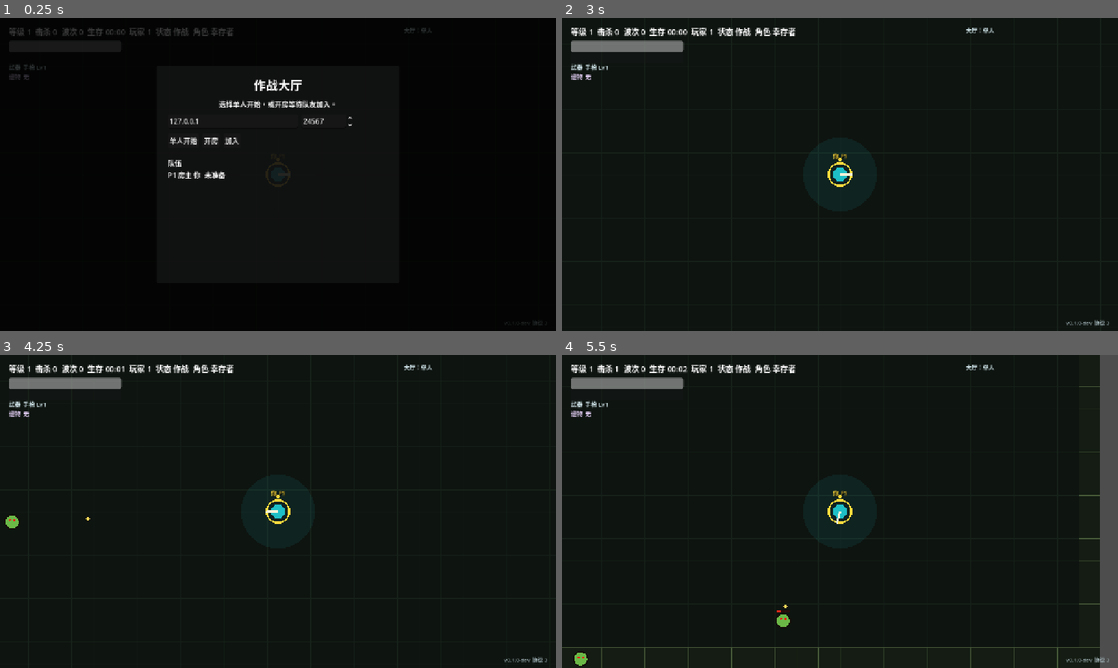
Above: before the commit, frames 1-4 (two rows, left to right).
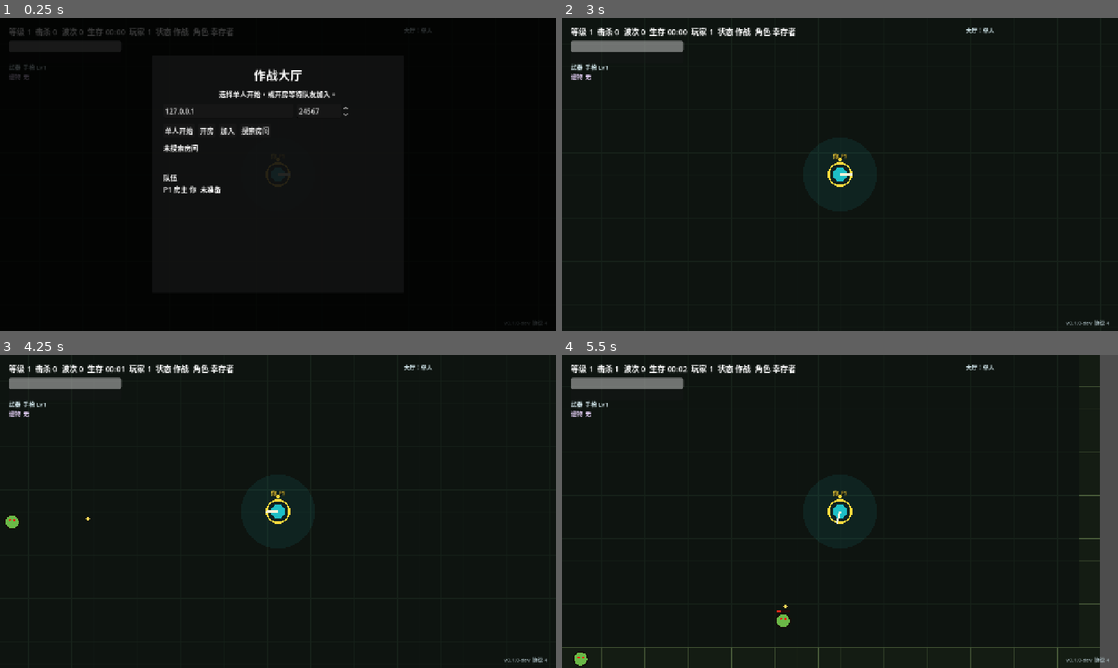
Above: after the commit, the same moments.

Repository: mac20777/rpg
Game: Godot game, scene res://scenes/game/main.tscn
Same seed, same stepped clock (60 frames per second), same inputs: the game is played once before the commit and once after it.
Inputs (mouse positions are in pixels of both pictures, inside the frame that each line leads up to):
- Up to frame 1 (0.25 s): no input
- Up to frame 2 (3 s): click "开房" at 0.5 s; click "加入" at 1.25 s; click (817, 130) at 2 s, where only the run after the commit has a clickable "搜索房间"; click "单人开始" at 2.75 s
- Up to frame 3 (4.25 s): tap Enter at 3.5 s; move the mouse to (400, 495) at 3.52 s; hold D from 3.53 s (still down); tap R at 3.6 s; click (400, 495) at 3.67 s
- Up to frame 4 (5.5 s): move the mouse to (728, 527) at 4.27 s; release D at 4.28 s; hold S 4.28-5.03 s; tap Q at 4.35 s; move the mouse to (895, 442) at 5.02 s; hold D from 5.03 s (still down); tap E at 5.1 s

The runs differ from the first frame. In frame 1, 2.3% of the frame differs, in the area x 29-64%, y 16-56%; in frame 2, less than 0.1%; in frame 3, less than 0.1%; in frame 4, less than 0.1%.

Commit message:
Add LAN room discovery

Diff:
--- a/scripts/game/game.gd
+++ b/scripts/game/game.gd
@@ -91,7 +91,9 @@
 var lobby_single_button: Button
 var lobby_host_button: Button
 var lobby_join_button: Button
+var lobby_discovery_button: Button
 var lobby_leave_button: Button
+var lobby_discovery_label: Label
 var hp_bar: ProgressBar
 var xp_bar: ProgressBar
 var upgrade_overlay: ColorRect
@@ -175,6 +177,7 @@
 func _process(delta: float) -> void:
 	_update_feedback_audio(delta)
 	_refresh_network_state()
+	_update_room_advertisement_state()
 	_update_debug_overlay()
 	if _is_lobby_state():
 		_update_lobby_network(delta)
@@ -1128,7 +1131,7 @@
 	lobby_overlay.add_child(center)
 
 	var panel := PanelContainer.new()
-	panel.custom_minimum_size = Vector2(560.0, 500.0)
+	panel.custom_minimum_size = Vector2(580.0, 545.0)
 	center.add_child(panel)
 
 	var margin := MarginContainer.new()
@@ -1190,10 +1193,21 @@
 	lobby_join_button.pressed.connect(_join_lan_game)
 	network_row.add_child(lobby_join_button)
 
+	lobby_discovery_button = Button.new()
+	lobby_discovery_button.text = "搜索房间"
+	lobby_discovery_button.pressed.connect(_search_lan_rooms)
+	network_row.add_child(lobby_discovery_button)
+
 	lobby_leave_button = Button.new()
 	lobby_leave_button.text = "退出房间"
 	lobby_leave_button.pressed.connect(_use_offline_mode)
 	network_row.add_child(lobby_leave_button)
+
+	lobby_discovery_label = Label.new()
+	lobby_discovery_label.text = "未搜索房间"
+	lobby_discovery_label.autowrap_mode = TextServer.AUTOWRAP_WORD_SMART
+	lobby_discovery_label.custom_minimum_size = Vector2(500.0, 44.0)
+	box.add_child(lobby_discovery_label)
 
 	var ready_row := HBoxContainer.new()
 	ready_row.add_theme_constant_override("separation", 8)
@@ -1230,6 +1244,7 @@
 	network_session.game_start_received.connect(_on_network_game_start_received)
 	network_session.protocol_accepted.connect(_on_network_protocol_accepted)
 	network_session.protocol_rejected.connect(_on_network_protocol_rejected)
+	network_session.discovered_rooms_changed.connect(_on_discovered_rooms_changed)
 
 
 func _setup_player() -> void:
@@ -1289,6 +1304,13 @@
 
 func _has_local_active_player() -> bool:
 	return players.has(local_peer_id) and not waiting_peer_ids.has(local_peer_id)
+
+
+func _update_room_advertisement_state() -> void:
+	if network_session == null or not network_session.is_host():
+		return
+	var room_state := "running" if run_started else "lobby"
+	network_session.update_room_advertisement(room_state, players.size())
 
 
 func _is_peer_active_in_current_run(peer_id: int) -> bool:
@@ -1946,6 +1968,63 @@
 	return second_octet >= 16 and second_octet <= 31
 
 
+func _search_lan_rooms() -> void:
+	if network_session == null:
+		return
+	var error: Error = network_session.start_room_discovery()
+	if error != OK:
+		if lobby_discovery_label != null:
+			lobby_discovery_label.text = "搜索失败：UDP 端口 %d 不可用（错误 %s）" % [NetworkSessionResource.DISCOVERY_PORT, error]
+		return
+	_apply_first_discovered_room_to_inputs()
+	_update_discovery_ui()
+
+
+func _on_discovered_rooms_changed() -> void:
+	_apply_first_discovered_room_to_inputs()
+	_update_discovery_ui()
+
+
+func _apply_first_discovered_room_to_inputs() -> void:
+	if network_session == null:
+		return
+	var room: Dictionary = network_session.first_discovered_room()
+	if room.is_empty():
+		return
+	if network_ip_input != null:
+		network_ip_input.text = String(room.get("address", network_ip_input.text))
+	if network_port_spin_box != null:
+		network_port_spin_box.value = int(room.get("port", NetworkSessionResource.DEFAULT_PORT))
+
+
+func _update_discovery_ui() -> void:
+	if lobby_discovery_label == null or network_session == null:
+		return
+	var rooms: Array = network_session.discovered_room_list()
+	if rooms.is_empty():
+		if network_session.is_room_discovery_active():
+			lobby_discovery_label.text = "正在搜索局域网房间..."
+		else:
+			lobby_discovery_label.text = "未搜索房间"
+		return
+	var lines := ["发现房间"]
+	for room in rooms:
+		var state_text := _room_state_text(String(room.get("room_state", "lobby")))
+		lines.append("%s:%d  %s  %d/%d" % [
+			String(room.get("address", "")),
+			int(room.get("port", NetworkSessionResource.DEFAULT_PORT)),
+			state_text,
+			int(room.get("player_count", 1)),
+			int(room.get("max_players", NetworkSessionResource.MAX_PLAYERS))
+		])
+	lines.append("已自动填入第一个房间，点击加入。")
+	lobby_discovery_label.text = "\n".join(lines)
+
+
+func _room_state_text(room_state: String) -> String:
+	return "游戏中" if room_state == "running" else "大厅"
+
+
 func _update_lobby_ui() -> void:
 	if lobby_overlay == null:
 		return
@@ -1970,8 +2049,14 @@
 		lobby_host_button.disabled = in_network_session
 	if lobby_join_button != null:
 		lobby_join_button.disabled = in_network_session
+	if lobby_discovery_button != null:
+		lobby_discovery_button.disabled = in_network_session
+		lobby_discovery_button.text = "刷新房间" if network_session != null and network_session.is_room_discovery_active() else "搜索房间"
 	if lobby_leave_button != null:
 		lobby_leave_button.visible = in_network_session
+	if lobby_discovery_label != null:
+		lobby_discovery_label.visible = not in_network_session
+		_update_discovery_ui()
 	if lobby_players_label != null:
 		lobby_players_label.text = _lobby_players_text()
 	if network_status_label != null:
@@ -1987,7 +2072,7 @@
 	if is_host:
 		if lobby_auto_start_timer >= 0.0:
 			return "全员已准备，%.1f 秒后自动开始。" % maxf(lobby_auto_start_timer, 0.0)
-		return "房间 IP %s  端口 %d，所有玩家准备后自动开始。" % [_lan_address_hint(), int(network_port_spin_box.value)]
+		return "房间 IP %s  端口 %d，已广播房间，所有玩家准备后自动开始。" % [_lan_address_hint(), int(network_port_spin_box.value)]
 	if is_client:
 		if lobby_auto_start_timer >= 0.0:
 			return "全员已准备，等待房主自动开局 %.1f 秒。" % maxf(lobby_auto_start_timer, 0.0)
--- a/scripts/network/network_session.gd
+++ b/scripts/network/network_session.gd
@@ -11,15 +11,21 @@
 signal game_start_received()
 signal protocol_accepted()
 signal protocol_rejected(reason: String)
+signal discovered_rooms_changed()
 
 const MODE_OFFLINE := "offline"
 const MODE_HOST := "host"
 const MODE_CLIENT := "client"
 const MODE_CONNECTING := "connecting"
 const DEFAULT_PORT := 24567
+const DISCOVERY_PORT := 24568
+const DISCOVERY_MAGIC := "ROGUELITE_RPG_LAN_ROOM"
+const DISCOVERY_BROADCAST_ADDRESS := "255.255.255.255"
+const DISCOVERY_INTERVAL := 1.0
+const DISCOVERY_ROOM_TIMEOUT := 3.5
 const MAX_PLAYERS := 4
 const SERVER_PEER_ID := 1
-const PROTOCOL_VERSION := 3
+const PROTOCOL_VERSION := 4
 const MAX_UPGRADE_CHOICE_INDEX := 8
 const MAX_MOUSE_TARGET_ABS := 100000.0
 
@@ -29,6 +35,13 @@
 var latest_world_snapshot := {}
 var pending_protocol_peers := {}
 var peer_protocol_versions := {}
+var discovery_sender: PacketPeerUDP
+var discovery_listener: PacketPeerUDP
+var discovery_broadcast_timer := 0.0
+var discovery_game_port := DEFAULT_PORT
+var discovery_room_state := "lobby"
+var discovery_player_count := 1
+var discovered_rooms := {}
 
 
 func _ready() -> void:
@@ -39,8 +52,14 @@
 	multiplayer.server_disconnected.connect(_on_server_disconnected)
 
 
+func _process(delta: float) -> void:
+	_update_room_advertising(delta)
+	_poll_room_discovery()
+
+
 func host_game(port := DEFAULT_PORT) -> Error:
 	_close_peer()
+	stop_room_discovery()
 	var peer := ENetMultiplayerPeer.new()
 	var error := peer.create_server(port, MAX_PLAYERS - 1)
 	if error != OK:
@@ -53,12 +72,15 @@
 	latest_inputs[SERVER_PEER_ID] = {}
 	peer_protocol_versions[SERVER_PEER_ID] = PROTOCOL_VERSION
 	_set_mode(MODE_HOST, "房主模式，端口 %d" % port)
+	start_room_advertising(port)
 	peer_joined.emit(SERVER_PEER_ID)
 	return OK
 
 
 func join_game(address: String, port := DEFAULT_PORT) -> Error:
 	_close_peer()
+	stop_room_advertising()
+	stop_room_discovery()
 	var peer := ENetMultiplayerPeer.new()
 	var error := peer.create_client(address, port)
 	if error != OK:
@@ -71,6 +93,7 @@
 
 func use_offline_mode() -> void:
 	_close_peer()
+	stop_room_advertising()
 	latest_inputs.clear()
 	latest_world_snapshot.clear()
 	pending_protocol_peers.clear()
@@ -152,6 +175,63 @@
 	return peer_ids
 
 
+func start_room_advertising(game_port := DEFAULT_PORT) -> void:
+	stop_room_advertising()
+	discovery_game_port = game_port
+	discovery_sender = PacketPeerUDP.new()
+	discovery_sender.set_broadcast_enabled(true)
+	discovery_sender.set_dest_address(DISCOVERY_BROADCAST_ADDRESS, DISCOVERY_PORT)
+	discovery_broadcast_timer = 0.0
+
+
+func stop_room_advertising() -> void:
+	if discovery_sender != null:
+		discovery_sender.close()
+	discovery_sender = null
+
+
+func update_room_advertisement(room_state: String, player_count: int) -> void:
+	discovery_room_state = room_state
+	discovery_player_count = clampi(player_count, 1, MAX_PLAYERS)
+
+
+func start_room_discovery() -> Error:
+	if discovery_listener != null and discovery_listener.is_bound():
+		return OK
+	discovered_rooms.clear()
+	discovery_listener = PacketPeerUDP.new()
+	var error := discovery_listener.bind(DISCOVERY_PORT)
+	if error != OK:
+		discovery_listener = null
+		return error
+	discovered_rooms_changed.emit()
+	return OK
+
+
+func stop_room_discovery() -> void:
+	if discovery_listener != null:
+		discovery_listener.close()
+	discovery_listener = null
+
+
+func is_room_discovery_active() -> bool:
+	return discovery_listener != null and discovery_listener.is_bound()
+
+
+func discovered_room_list() -> Array:
+	_prune_discovered_rooms()
+	var rooms := []
+	for room_key in discovered_rooms.keys():
+		rooms.append(discovered_rooms[room_key])
+	rooms.sort_custom(func(a, b): return String(a.get("address", "")) < String(b.get("address", "")))
+	return rooms
+
+
+func first_discovered_room() -> Dictionary:
+	var rooms := discovered_room_list()
+	return rooms[0] if not rooms.is_empty() else {}
+
+
 @rpc("any_peer", "unreliable")
 func _submit_player_input(input_state: Dictionary) -> void:
 	if mode != MODE_HOST:
@@ -286,6 +366,67 @@
 	if multiplayer.multiplayer_peer != null:
 		multiplayer.multiplayer_peer.close()
 	multiplayer.multiplayer_peer = null
+
+
+func _update_room_advertising(delta: float) -> void:
+	if mode != MODE_HOST or discovery_sender == null:
+		return
+	discovery_broadcast_timer -= delta
+	if discovery_broadcast_timer > 0.0:
+		return
+	discovery_broadcast_timer = DISCOVERY_INTERVAL
+	var payload := {
+		"magic": DISCOVERY_MAGIC,
+		"protocol_version": PROTOCOL_VERSION,
+		"game_port": discovery_game_port,
+		"room_state": discovery_room_state,
+		"player_count": discovery_player_count,
+		"max_players": MAX_PLAYERS
+	}
+	discovery_sender.put_packet(JSON.stringify(payload).to_utf8_buffer())
+
+
+func _poll_room_discovery() -> void:
+	if discovery_listener == null or not discovery_listener.is_bound():
+		return
+	var changed := false
+	while discovery_listener.get_available_packet_count() > 0:
+		var packet := discovery_listener.get_packet()
+		var data = JSON.parse_string(packet.get_string_from_utf8())
+		if not (data is Dictionary):
+			continue
+		if String(data.get("magic", "")) != DISCOVERY_MAGIC:
+			continue
+		if int(data.get("protocol_version", -1)) != PROTOCOL_VERSION:
+			continue
+		var address := discovery_listener.get_packet_ip()
+		var game_port := int(data.get("game_port", DEFAULT_PORT))
+		var room_key := "%s:%d" % [address, game_port]
+		discovered_rooms[room_key] = {
+			"address": address,
+			"port": game_port,
+			"room_state": String(data.get("room_state", "lobby")),
+			"player_count": int(data.get("player_count", 1)),
+			"max_players": int(data.get("max_players", MAX_PLAYERS)),
+			"protocol_version": int(data.get("protocol_version", PROTOCOL_VERSION)),
+			"last_seen_msec": Time.get_ticks_msec()
+		}
+		changed = true
+	if _prune_discovered_rooms():
+		changed = true
+	if changed:
+		discovered_rooms_changed.emit()
+
+
+func _prune_discovered_rooms() -> bool:
+	var now := Time.get_ticks_msec()
+	var changed := false
+	for room_key in discovered_rooms.keys().duplicate():
+		var room: Dictionary = discovered_rooms[room_key]
+		if now - int(room.get("last_seen_msec", 0)) > int(DISCOVERY_ROOM_TIMEOUT * 1000.0):
+			discovered_rooms.erase(room_key)
+			changed = true
+	return changed
 
 
 func _is_verified_peer(peer_id: int) -> bool:
Not shown, changed: docs/lan_multiplayer_plan.md
